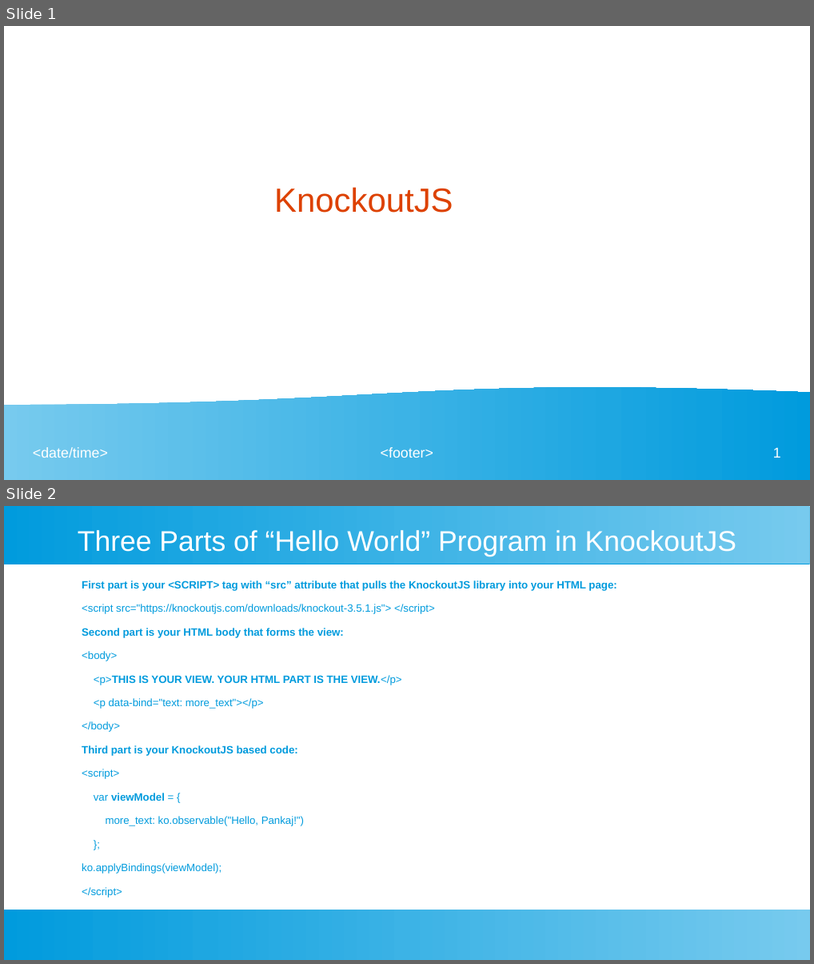
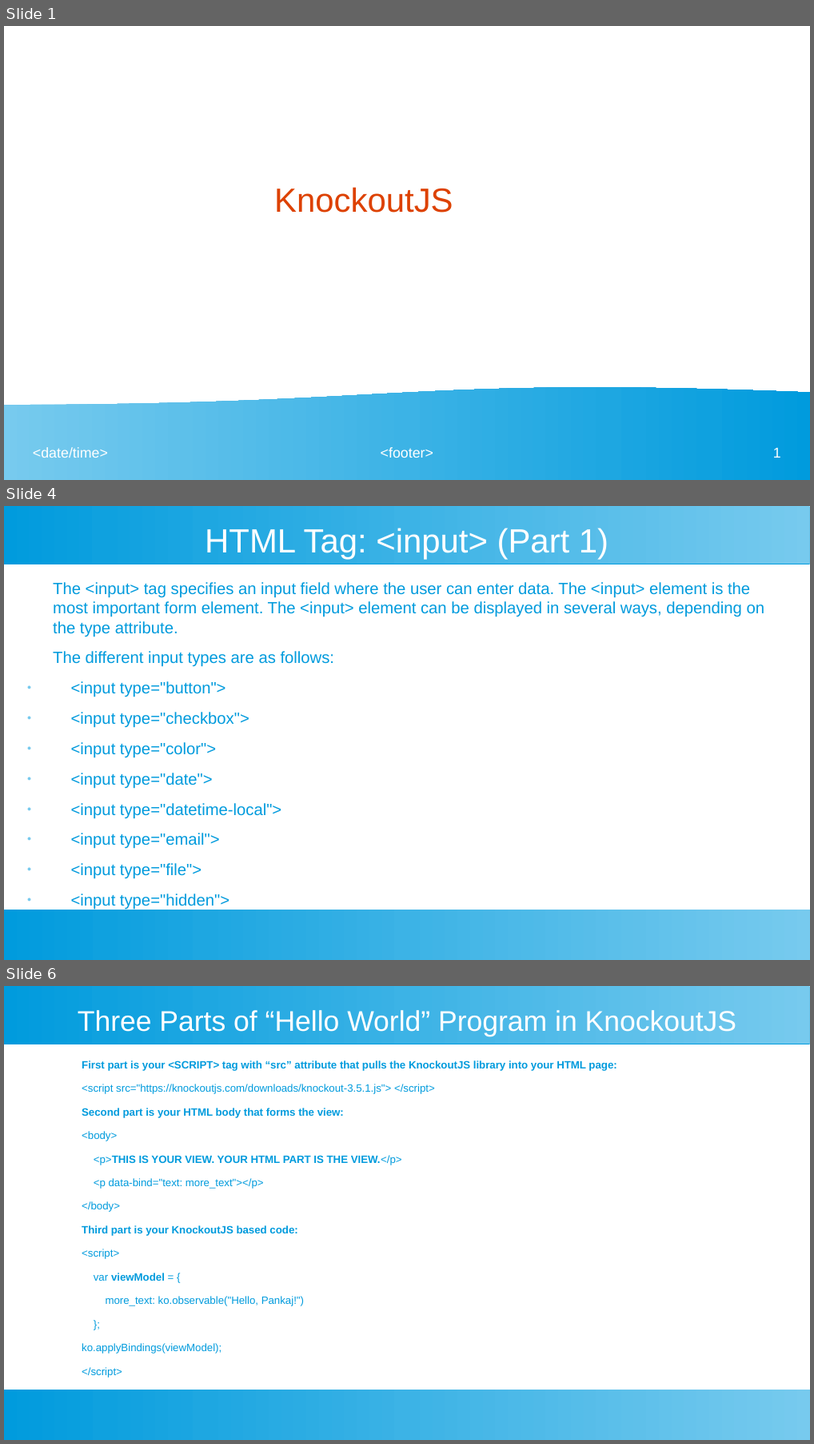
Before and after one commit to ashishjain1547/public_lessons_in_javascript, a slide deck: 5_Introduction to KnockoutJS/KnockoutJS.odp. Shown one above the other, each under a label of ours: slides 1 and 2 before the commit, slides 1, 4 and 6 after it; the slides between them are not shown. The pictures are 814x964 and 814x1444 pixels, drawn with LibreOffice and Linux fonts; fonts in the diff are those of the drawing. Boxes give left, top, right and bottom in pixels: in the first picture for what was removed or moved away, otherwise in the second. Text is boxed around its words. In the diff, an @@ line names an element or a change of style, - is before the commit and + after.

```diff
--- a/5_Introduction to KnockoutJS/KnockoutJS.odp
+++ b/5_Introduction to KnockoutJS/KnockoutJS.odp
@@ slide 4 added at [4,506,810,960], background #FFFFFF; not listed: 2 template elements that a slide beside it also shows @@
@@ title added at [205,528,609,560], 33 pt, text #FFFFFF @@
+HTML Tag: <input> (Part 1)
@@ text added at [53,582,766,879], 16 pt, text #009BDD @@
+The <input> tag specifies an input field where the user can enter data. The <input> element is the most important form element. The <input> element can be displayed in several ways, depending on the type attribute.
+The different input types are as follows:
+● <input type="button">
+● <input type="checkbox">
+● <input type="color">
+● <input type="date">
+● <input type="datetime-local">
+● <input type="email">
+● <input type="file">
+● <input type="hidden">
@@ what was slide 2 is now slide 6 @@
```
Also in this commit, not shown: 2 slides changed, 4 other slides added.
